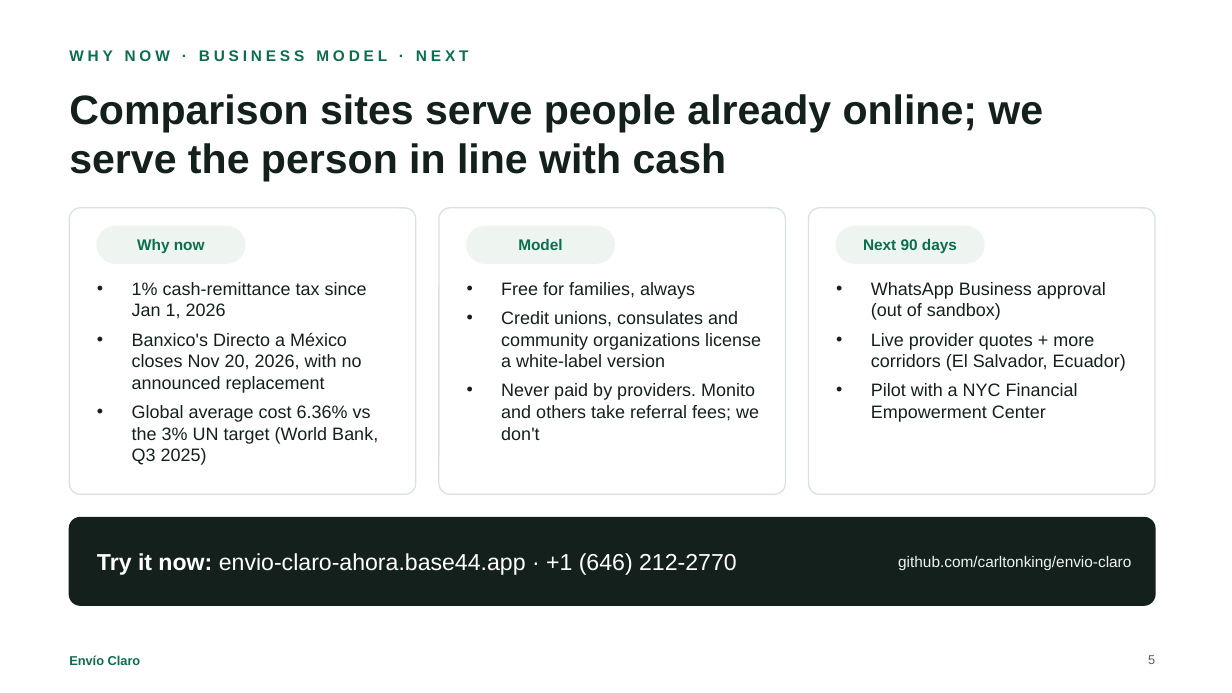
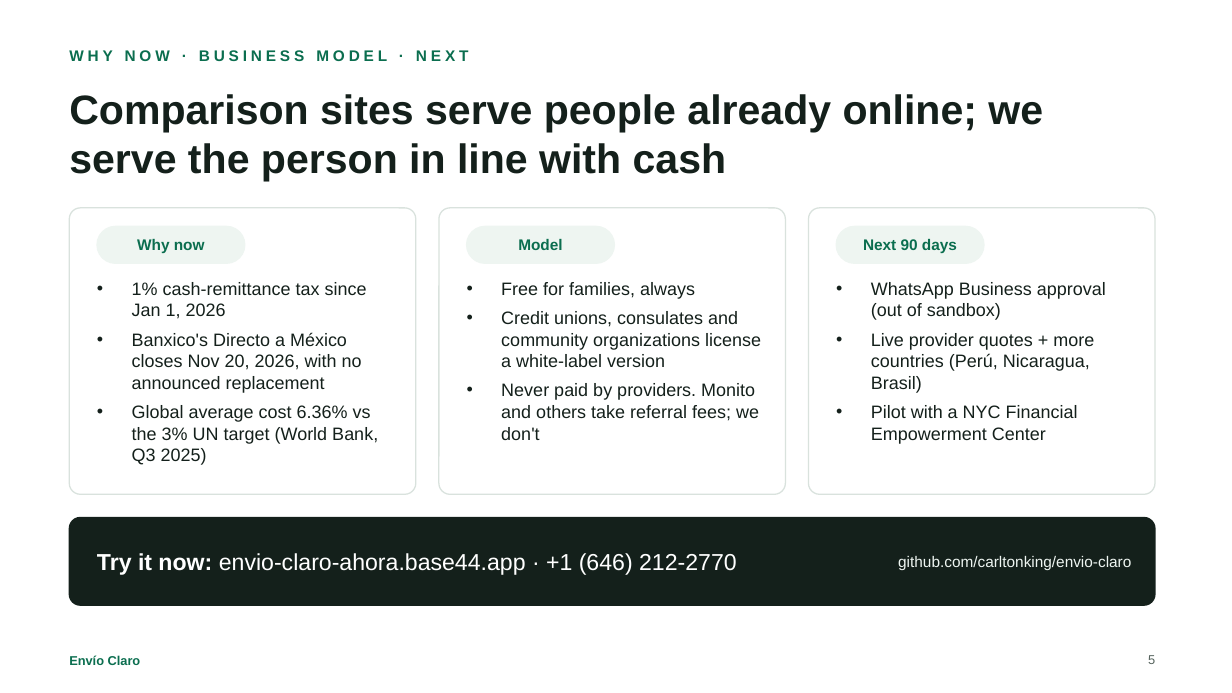
Before and after one commit to carltonking/envio-claro, a slide deck: slide 5 of docs/Envio-Claro-Deck.pptx. Drawn at 1232x693 pixels with LibreOffice and Linux fonts; fonts in the diff are those of the drawing. Boxes give left, top, right and bottom in pixels: in the first picture for what was removed or moved away, otherwise in the second. Text is boxed around its words. In the diff, an @@ line names an element or a change of style, - is before the commit and + after.

```diff
--- a/docs/Envio-Claro-Deck.pptx
+++ b/docs/Envio-Claro-Deck.pptx
@@ text at [871,333,1094,393]: text changed @@
-• Live provider quotes + more corridors (El Salvador, Ecuador)
+• Live provider quotes + more countries (Perú, Nicaragua, Brasil)
```
Also in this commit, not shown: 1 other slide changed, 1 other file.
